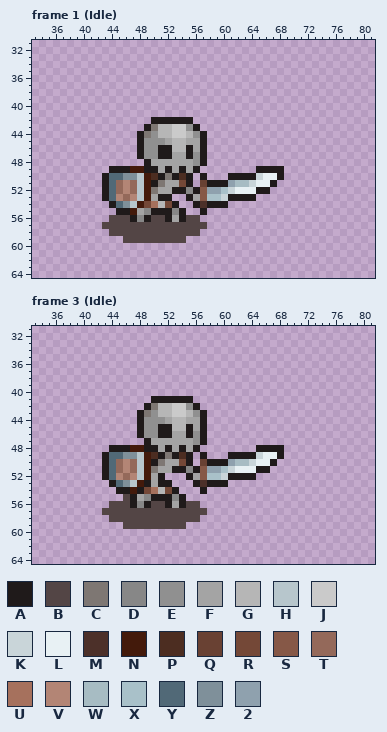
Edited in one commit: pixel-art file (InternTask/Assets/Asset/Tiny RPG Character Asset Pack v1.03 -Full 20 Characters/Aseprite file/Skeleton.aseprite). The picture above was drawn from the file before the commit.
100x100 pixels, 39 frames. Colours within 5 levels of each other are drawn and written as one. Shown: frame 1 (Idle): x 33..81, y 31..64; frame 3 (Idle): x 33..81, y 31..64. The commit also changed other frames, which this record leaves out.
Visible layers, top first: "effect", "main", "shadow".
Palette (. is transparent): A #1f1a1a  B #534545  C #7e7773  D #878787  E #909090  F #a4a4a4  G #b6b6b6  H #b7c6cc  J #cacaca  K #c9d5d9  L #e8f1f4  M #4c3029  N #431a0b  P #4c2d21  Q #694133  R #744837  S #865847  T #94695a  U #a6715d  V #b38575  W #a7bcc3  X #a9c1c9  Y #516977  Z #7f909a  2 #8fa1ae
Pixels before, frame 1 (Idle), first column x 43:
42 .......AAAAAA.............
43 ......ACGGJJEA............
44 .....ACEGGJJGEA...........
45 .....AEEEFGGFFA...........
46 .....AEEAAGGAFA...........
47 .....AEEAAFFAEA...........
48 ......AFFFFFFEA...........
49 .AAANNAAFAFAFA........AAAA
50 AYYZZHNPACAPA.A...AAAAKLLA
51 AYTVTHNACFFRA.QAAA2WWKLLA.
52 AYTVTHNCFFAADAS22XKLLLAA..
53 AYVTVHNFAA..AFSXXKAAAA....
54 .AYZHNRUGRA..AMAAA........
55 ..AANFDAAADA..A...........
56 .BBBADABBAFABB............
57 BBBBBBBBBBBBBBB...........
58 .BBBBBBBBBBBBB............
59 ...BBBBBBBBB..............
Pixels before, frame 3 (Idle), first column x 43:
41 .......AAAAAA.............
42 ......ACGGJJEA............
43 .....ACEGGJJGEA...........
44 .....AEEEFGGFFA...........
45 .....AEEAAGGAFA...........
46 .....AEEAAFFAEA...........
47 ......AFFFFFFEA...........
48 .AAANNAAFAFAFA........AAAA
49 AYYZZHNPACAPA.A...AAAAKLLA
50 AYTVTHNACFFRA.QAAA2WWKLLA.
51 AYTVTHNCFFAADAS22XKLLLAA..
52 AYVTVHNFA...AFSXXKAAAA....
53 .AYZHNAFAA...AMAAA........
54 ..AANARUGRA...A...........
55 ...BAFDAAADA..............
56 .BBBADABBAFABB............
57 BBBBBBBBBBBBBBB...........
58 .BBBBBBBBBBBBB............
59 ...BBBBBBBBB..............
After the commit:
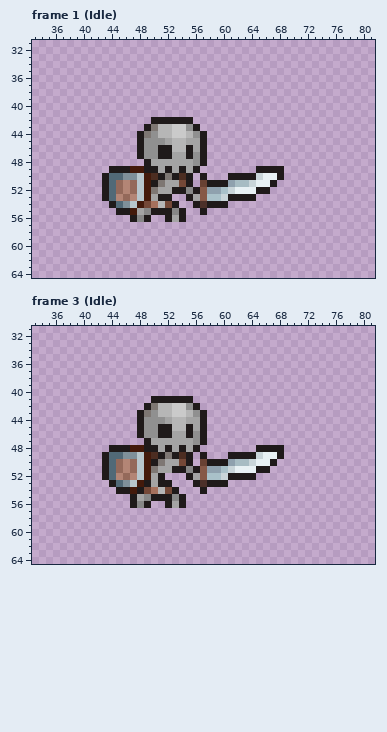
Diff:
layer "shadow" now hidden
Changed rows in their new state; - is an unchanged pixel.
Frame 1 (Idle):
first column x 43:
56 -...---..---..-
57 ...............
58 -.............-
59 ---.........---
Frame 3 (Idle):
first column x 43:
55 ---.-----------
56 -...---..---..-
57 ...............
58 -.............-
59 ---.........---
Where, in picture pixels (left, top, right, bottom), the same in both pictures:
erased: (102, 215, 207, 243)
erased: (102, 494, 207, 529)
